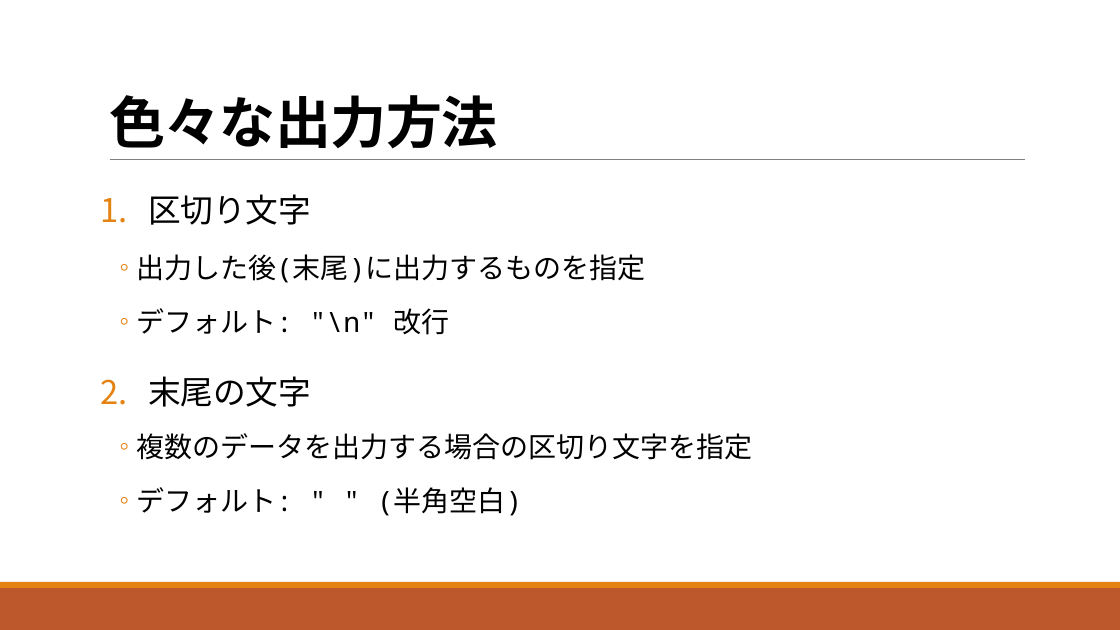
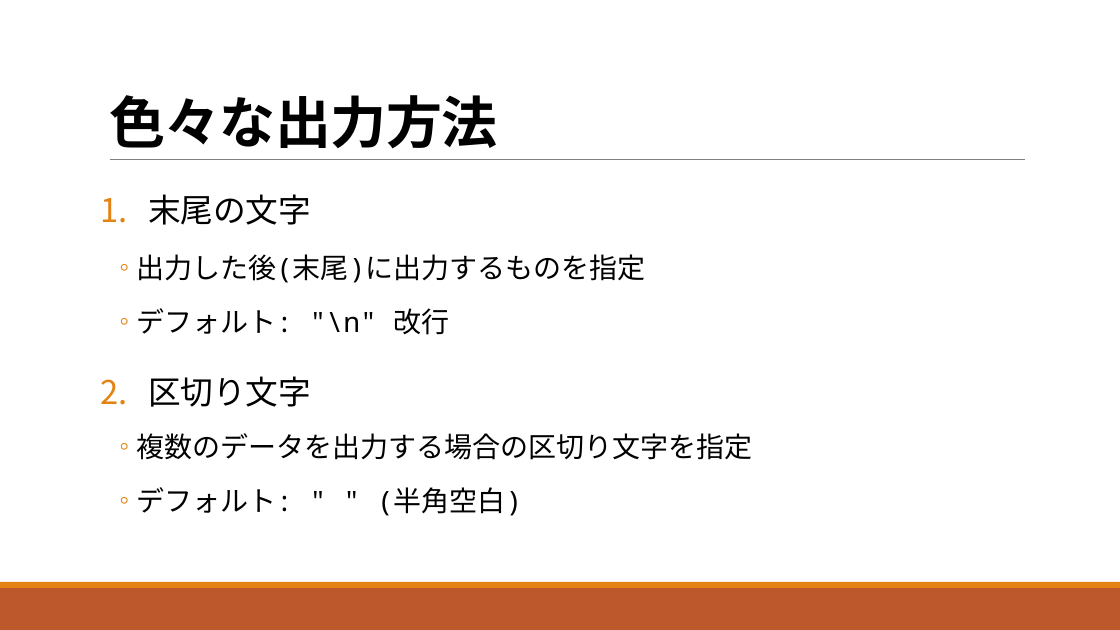
Before and after one commit to navy1634/Teach, a slide deck: slide 38 of 20230530/unit1.pptx (slide 37 before the commit). Drawn at 1120x630 pixels with LibreOffice and Linux fonts; fonts in the diff are those of the drawing. Boxes give left, top, right and bottom in pixels: in the first picture for what was removed or moved away, otherwise in the second. Text is boxed around its words. In the diff, an @@ line names an element or a change of style, - is before the commit and + after.

```diff
--- a/20230530/unit1.pptx
+++ b/20230530/unit1.pptx
@@ text at bbox=[148, 194, 311, 225]: text changed @@
-1. 区切り文字
+1. 末尾の文字
@@ text at bbox=[148, 376, 311, 407]: text changed @@
-2. 末尾の文字
+2. 区切り文字
```
Also in this commit, not shown: 1 other slide changed, 1 slide added, 4 other files.
